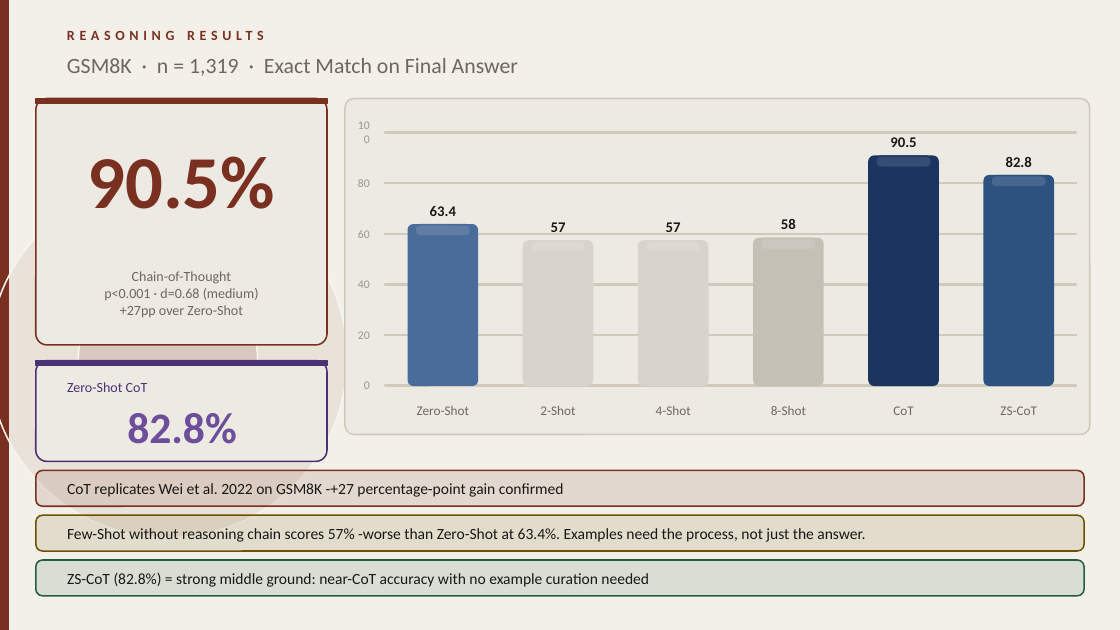
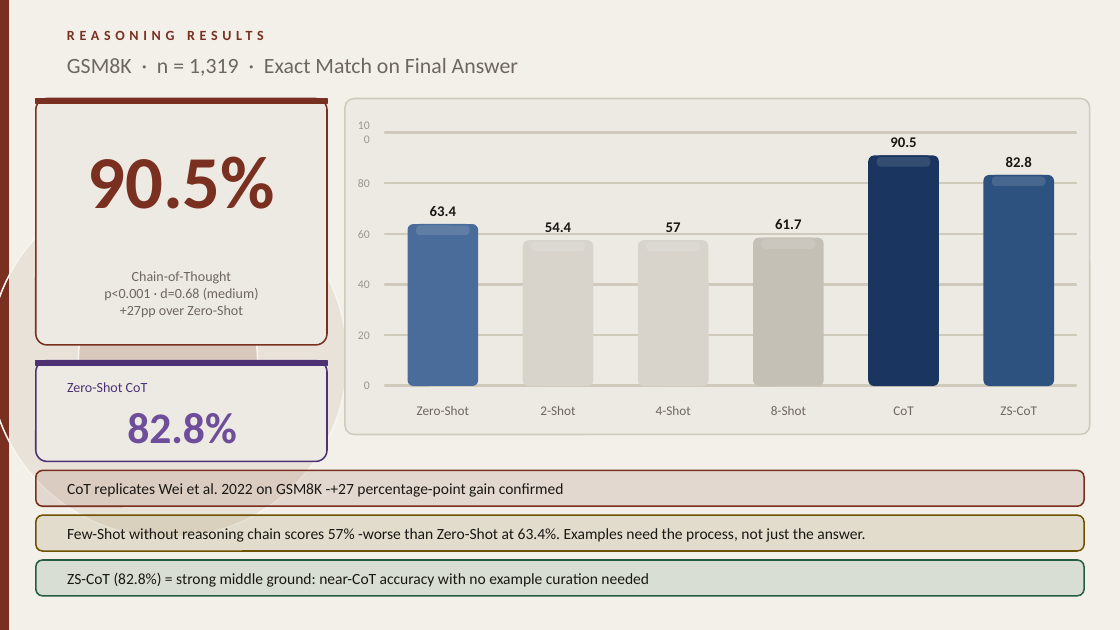
Before and after one commit to Varun-Kumar-DS/peef-dissertation, a slide deck: slide 8 of PEEF_Presentation_Final.pptx. Drawn at 1120x630 pixels with LibreOffice and Linux fonts; fonts in the diff are those of the drawing. Boxes give left, top, right and bottom in pixels: in the first picture for what was removed or moved away, otherwise in the second. Text is boxed around its words. In the diff, an @@ line names an element or a change of style, - is before the commit and + after.

```diff
--- a/PEEF_Presentation_Final.pptx
+++ b/PEEF_Presentation_Final.pptx
@@ text at <box>545,222,571,232</box>: text changed @@
-57
+54.4
@@ text at <box>775,219,801,229</box>: text changed @@
-58
+61.7
```
Also in this commit, not shown: 6 other slides changed, 2 other files.
